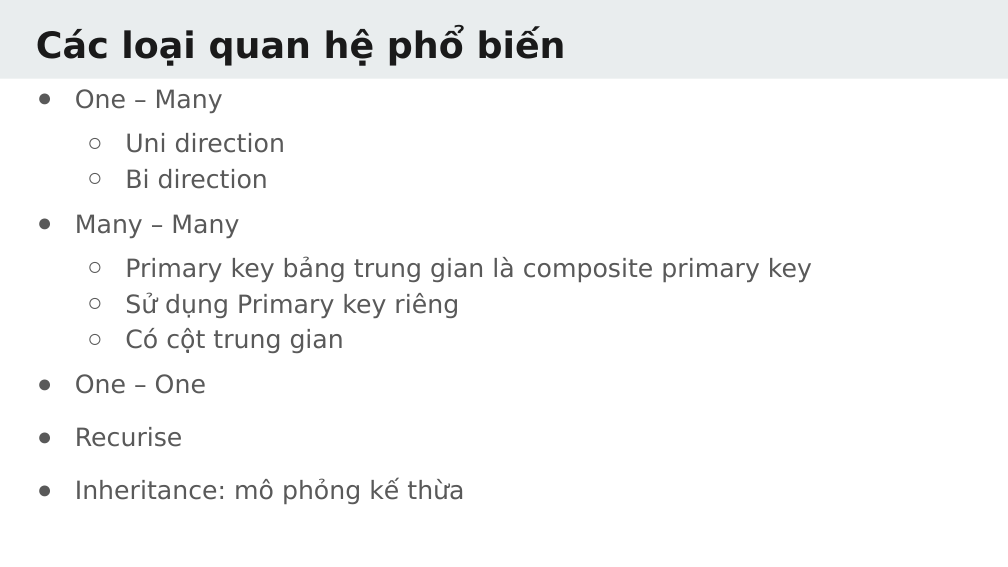
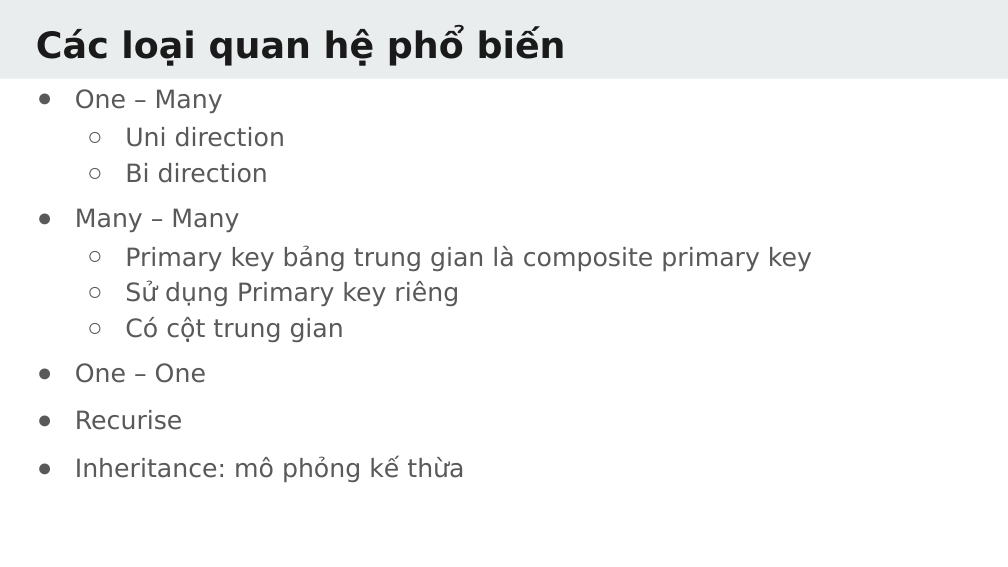
Before and after one commit to TechMaster/springboot2, a slide deck: slide 88 of 14 JPA/JPA.pptx. Drawn at 1008x567 pixels with LibreOffice and Linux fonts; fonts in the diff are those of the drawing. Boxes give left, top, right and bottom in pixels: in the first picture for what was removed or moved away, otherwise in the second. Text is boxed around its words. In the diff, an @@ line names an element or a change of style, - is before the commit and + after.

```diff
--- a/14 JPA/JPA.pptx
+++ b/14 JPA/JPA.pptx
@@ text at [75, 89, 464, 483]: less space between paragraphs @@
```
Also in this commit, not shown: 2 other slides changed, 20 slides added, 2 slides removed, 12 other files.
